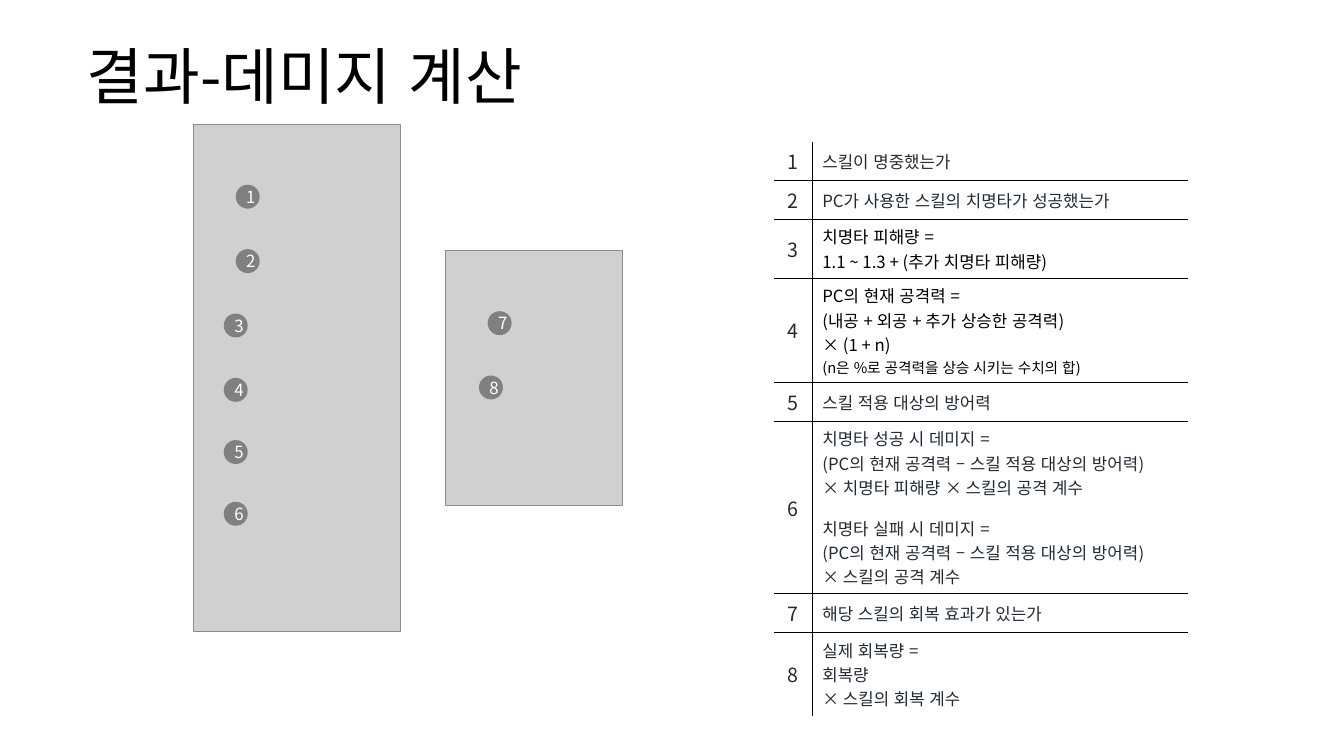
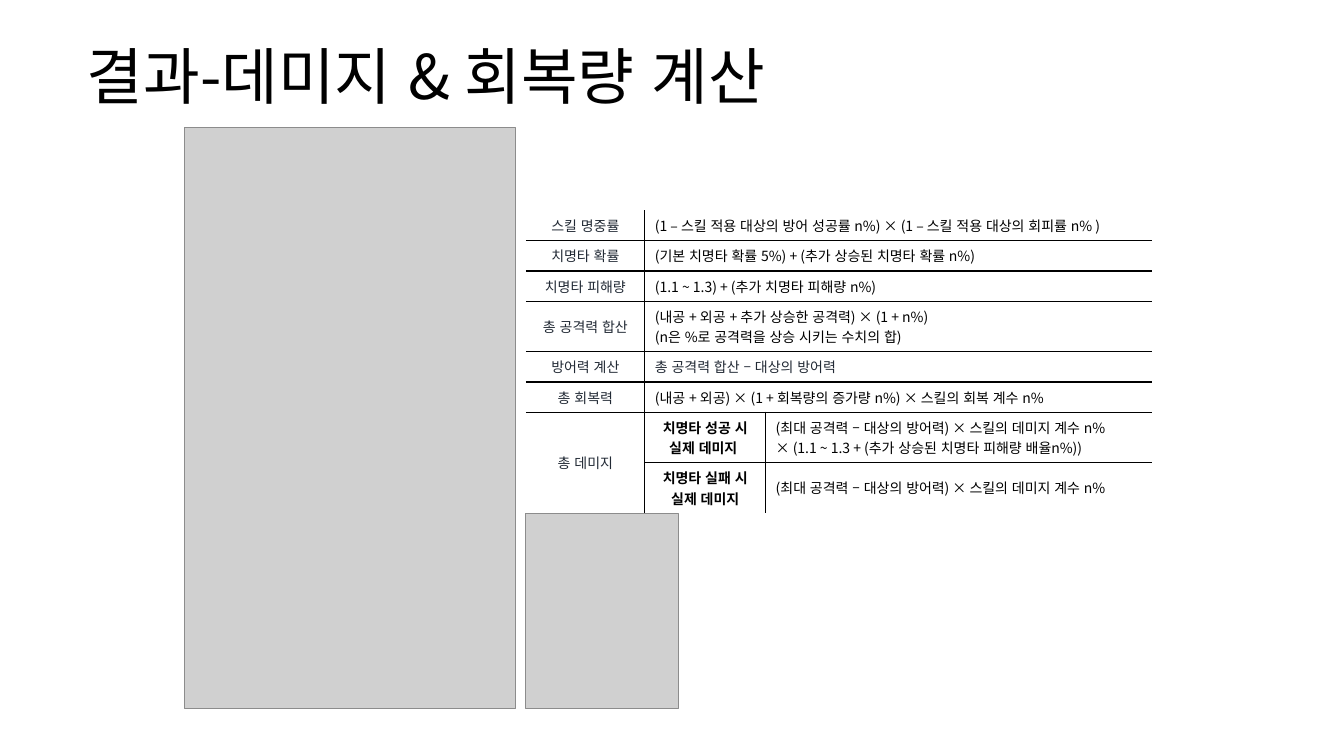
Before and after one commit to yjk0401/unityenginebasic_9th, a slide deck: slide 63 of 기획/방랑엽사전/스킬 시스템 기획서.pptx (slide 61 before the commit). Drawn at 1344x756 pixels with LibreOffice and Linux fonts; fonts in the diff are those of the drawing; grey boxes stand for pictures. Boxes give left, top, right and bottom in pixels: in the first picture for what was removed or moved away, otherwise in the second. Text is boxed around its words. In the diff, an @@ line names an element or a change of style, - is before the commit and + after.

```diff
--- a/기획/방랑엽사전/스킬 시스템 기획서.pptx
+++ b/기획/방랑엽사전/스킬 시스템 기획서.pptx
@@ text at (87, 48, 765, 104): text changed @@
-결과-데미지 계산
+결과-데미지 & 회복량 계산
@@ picture: place and size @@
-picture at (194, 125, 400, 631)
+picture at (185, 128, 516, 709)
@@ table at (526, 211, 1152, 510) @@
-column 1: 1 | 2 | 3 | 4 | 5 | 6 | 7 | 8
-column 2: 스킬이 명중했는가 | PC가 사용한 스킬의 치명타가 성공했는가 | 치명타 피해량 = / 1.1 ~ 1.3 + (추가 치명타 피해량) | PC의 현재 공격력 = / (내공 + 외공 + 추가 상승한 공격력) / × (1 + n) / (n은 %로 공격력을 상승 시키는 수치의 합) | 스킬 적용 대상의 방어력 | 치명타 성공 시 데미지 = / (PC의 현재 공격력 – 스킬 적용 대상의 방어력) / × 치명타 피해량 × 스킬의 공격 계수 / 치명타 실패 시 데미지 = / (PC의 현재 공격력 – 스킬 적용 대상의 방어력) / × 스킬의 공격 계수 | 해당 스킬의 회복 효과가 있는가 | 실제 회복량 = / 회복량 / × 스킬의 회복 계수
+column 1: 스킬 명중률 | 치명타 확률 | 치명타 피해량 | 총 공격력 합산 | 방어력 계산 | 총 회복력 | 총 데미지 | 
+column 2: (1 – 스킬 적용 대상의 방어 성공률 n%) × (1 – 스킬 적용 대상의 회피률 n% ) | (기본 치명타 확률 5%) + (추가 상승된 치명타 확률 n%) | (1.1 ~ 1.3) + (추가 치명타 피해량 n%) | (내공 + 외공 + 추가 상승한 공격력) × (1 + n%) / (n은 %로 공격력을 상승 시키는 수치의 합) | 총 공격력 합산 – 대상의 방어력 | (내공 + 외공) × (1 + 회복량의 증가량 n%) × 스킬의 회복 계수 n% | 치명타 성공 시 / 실제 데미지 | 치명타 실패 시 / 실제 데미지
+column 3:  |  |  |  |  |  | (최대 공격력 – 대상의 방어력) × 스킬의 데미지 계수 n% / × (1.1 ~ 1.3 + (추가 상승된 치명타 피해량 배율n%)) | (최대 공격력 – 대상의 방어력) × 스킬의 데미지 계수 n%
@@ table: place and size @@
-table at (774, 142, 1189, 711)
+table at (526, 211, 1152, 510)
@@ picture removed at (446, 251, 623, 505) @@
@@ ellipse removed at (488, 312, 512, 336) @@
-7
@@ ellipse removed at (479, 376, 503, 400) @@
-8
@@ group removed at (224, 185, 260, 526): 6 ellipses @@
-1
-2
-3
-4
-5
-6
@@ picture added at (526, 514, 679, 710) @@
```
Also in this commit, not shown: 27 other slides changed, 2 slides added, 3 other files.
